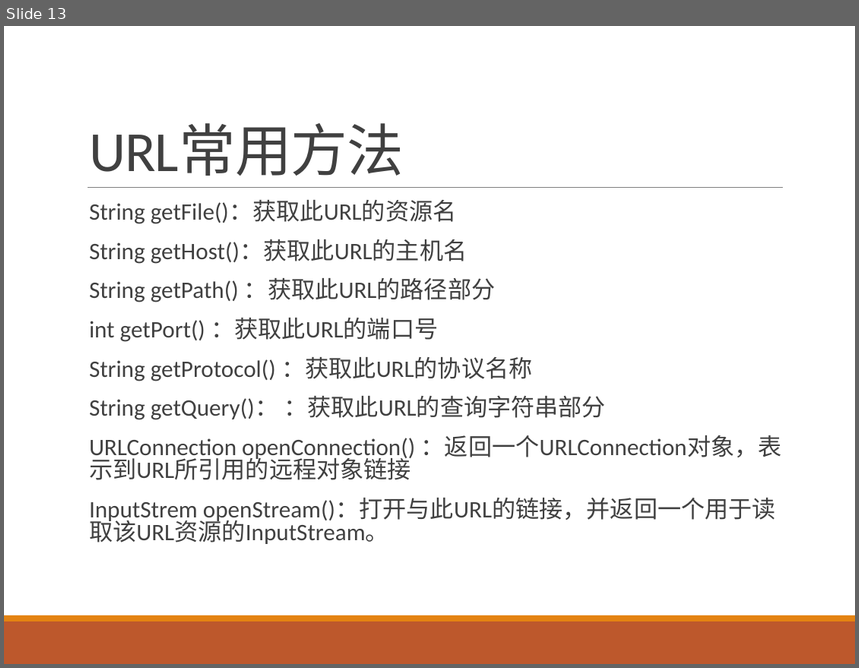
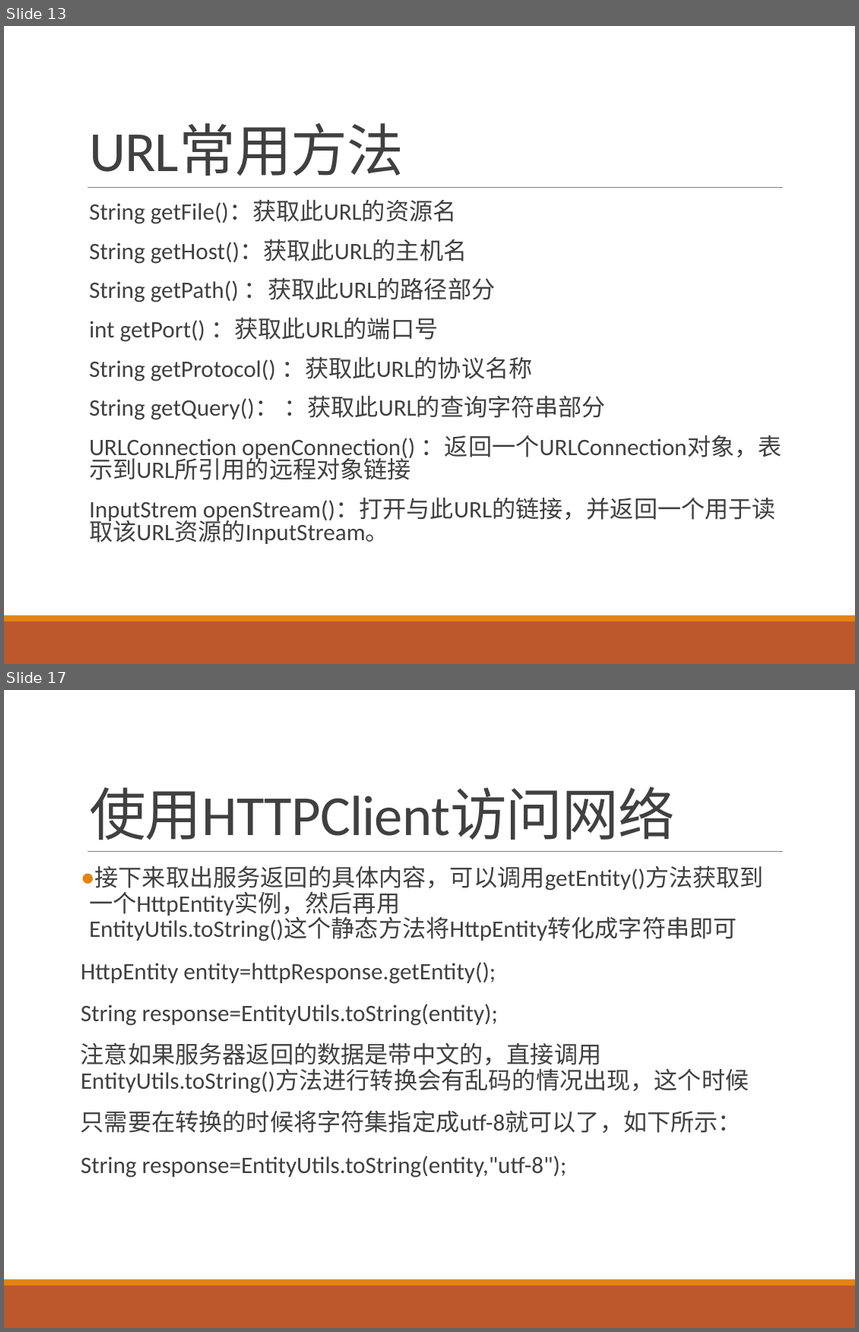
Before and after one commit to qianjin-sdu/PPT, a slide deck: 9.网络编程.pptx. Shown one above the other, each under a label of ours: slide 13 before the commit, slides 13 and 17 after it; the slides between them are not shown. The pictures are 859x668 and 859x1332 pixels, drawn with LibreOffice and Linux fonts; fonts in the diff are those of the drawing. Boxes give left, top, right and bottom in pixels: in the first picture for what was removed or moved away, otherwise in the second. Text is boxed around its words. In the diff, an @@ line names an element or a change of style, - is before the commit and + after.

```diff
--- a/9.网络编程.pptx
+++ b/9.网络编程.pptx
@@ slide 17 added at [4, 690, 855, 1328], background #FFFFFF; not listed: 3 template elements that a slide beside it also shows @@
@@ title added at [89, 787, 675, 840], 48 pt, text #404040 @@
+使用HTTPClient访问网络
@@ text added at [81, 866, 764, 1178], 20 pt, text #404040 @@
+● 接下来取出服务返回的具体内容，可以调用getEntity()方法获取到一个HttpEntity实例，然后再用
+  EntityUtils.toString()这个静态方法将HttpEntity转化成字符串即可
+HttpEntity entity=httpResponse.getEntity();
+String response=EntityUtils.toString(entity);
+注意如果服务器返回的数据是带中文的，直接调用EntityUtils.toString()方法进行转换会有乱码的情况出现，这个时候
+只需要在转换的时候将字符集指定成utf-8就可以了，如下所示：
+String response=EntityUtils.toString(entity,"utf-8");
```
Also in this commit, not shown: 2 slides changed, 1 other slide added, 2 other files.
